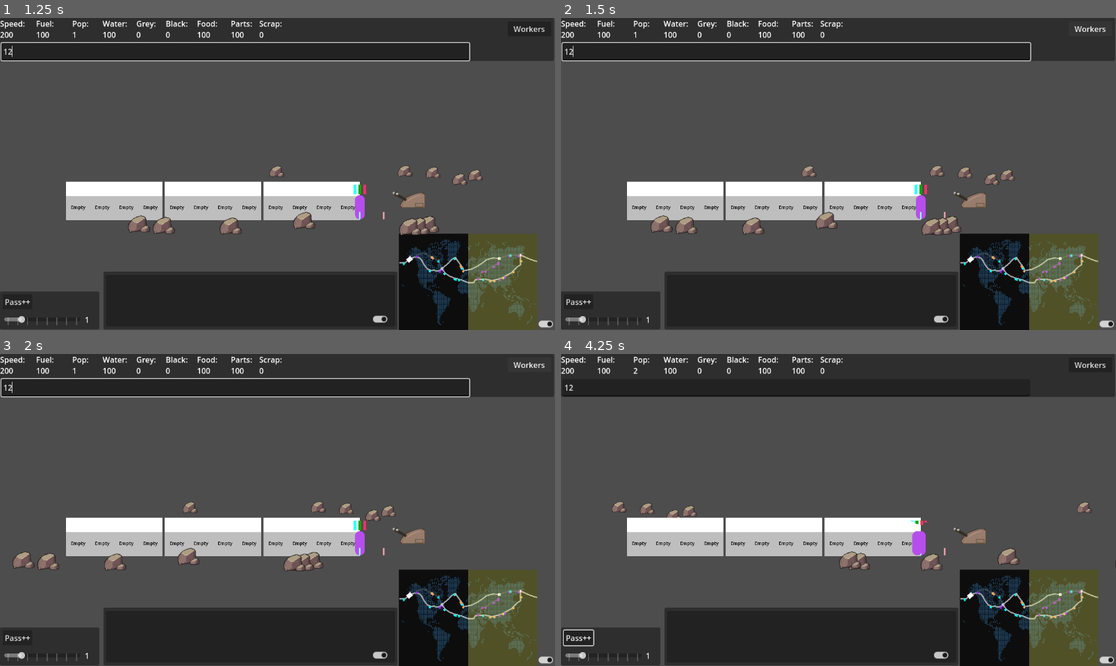
Above: before the commit, frames 1-4 (two rows, left to right).
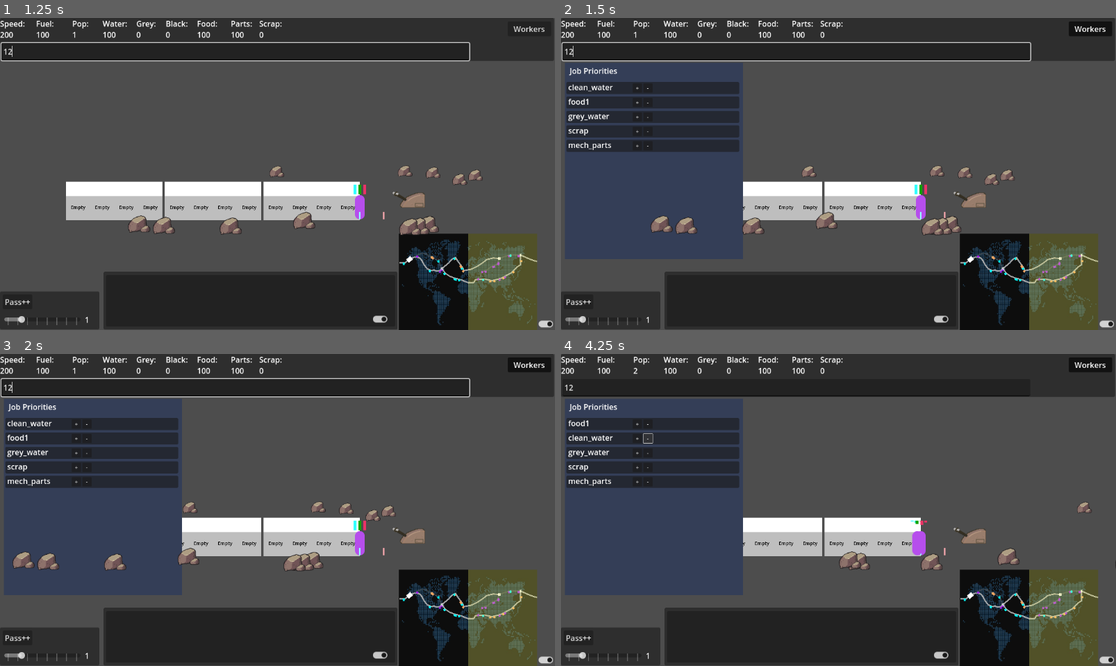
Above: after the commit, the same moments.

Repository: Sphinx111/ed_and_morgs_train_builder
Game: Godot game, scene res://Scenes/traincar.tscn
Same seed, same stepped clock (60 frames per second), same inputs: the game is played once before the commit and once after it.
Inputs (mouse positions are in pixels of both pictures, inside the frame that each line leads up to):
- Up to frame 1 (1.25 s): click (233, 52) at 0.52 s; type "12" at 0.6 s
- Up to frame 2 (1.5 s): click "Workers" at 1.25 s
- Up to frame 3 (2 s): no input
- Up to frame 4 (4.25 s): click "Pass++" at 2 s; click (638, 422) at 2.75 s, where only the run after the commit has a clickable "+"; click (649, 422) at 3.5 s, where only the run after the commit has a clickable "-"

Frame 1 is identical in both runs. In frame 2, 20% of the frame differs, in the area x 0-100%, y 1-78%; in frame 3, 20%; in frame 4, 20%, in the area x 0-98%, y 2-94%.

Commit message:
Customisable Priority

Diff:
--- /dev/null
+++ b/JobPriorityItem.gd
@@ -0,0 +1,40 @@
+extends Panel
+
+class_name JobPriorityItem
+
+var plus_button : Button = null
+var minus_button : Button = null
+var type_label : Label = null
+var jobsController : JobsController = null
+
+var initial_y_offset = 40
+var myHeight = self.size.y
+var separation = 5            ## Separation between Job Priority Items
+
+@export var myType : String = ""
+@export var myIndex : int = 0
+
+var increase_priority_callable = null
+var decrease_priority_callable = null
+
+func _ready():
+	jobsController = get_parent()
+	plus_button = get_node("IncreasePriority")
+	minus_button = get_node("ReducePriority")
+	type_label = get_node("TypeLabel")
+	type_label.text = myType
+	increase_priority_callable = jobsController._on_job_increase_pressed.bind(myIndex)
+	decrease_priority_callable = jobsController._on_job_decrease_pressed.bind(myIndex)
+	plus_button.pressed.connect(increase_priority_callable)
+	minus_button.pressed.connect(decrease_priority_callable)
+
+## Visual movement and index change
+func _change_index(new_index : int):
+	myIndex = new_index
+	self.position.y = initial_y_offset + (myIndex * (myHeight + separation))
+	plus_button.pressed.disconnect(increase_priority_callable)
+	minus_button.pressed.disconnect(decrease_priority_callable)
+	increase_priority_callable = jobsController._on_job_increase_pressed.bind(myIndex)
+	decrease_priority_callable = jobsController._on_job_decrease_pressed.bind(myIndex)
+	plus_button.pressed.connect(increase_priority_callable)
+	minus_button.pressed.connect(decrease_priority_callable)
--- /dev/null
+++ b/JobsController.gd
@@ -0,0 +1,65 @@
+extends Panel
+
+class_name JobsController
+
+var passengerManager : PassengerManager = null
+
+var priorities : Array[JobPriorityItem] = []
+
+func init_control():
+	passengerManager = get_parent().selectedTrain.passengerManager
+	if passengerManager == null:
+		print_debug("passenger Manager null")
+		return
+	for child in get_children():
+		if child is JobPriorityItem:
+			priorities.append(child)
+	priorities.sort_custom(_initial_sort)
+
+	for i in range(priorities.size()):
+		priorities[i]._change_index(i)
+
+## Custom function to sort our objects to match the priority order in the passengerManager
+func _initial_sort(a, b):
+	var sourceArray = passengerManager.work_priorities
+	var a_priority = sourceArray.find(a.myType)
+	var b_priority = sourceArray.find(b.myType)
+
+	# If one of the items doesn't exist, the other one should be higher priority
+	if a_priority == -1:
+		return false
+	elif b_priority == -1:
+		return true
+	if a_priority < b_priority:
+		return true
+	return false
+
+func is_job_of_type(testJob : JobPriorityItem, testType : String) -> bool:
+	if testJob.myType == testType:
+		return true
+	return false
+
+func _on_job_increase_pressed(cur_index : int):
+	if cur_index == 0:
+		return
+
+	var new_index = cur_index - 1
+	var node_to_swap = priorities[new_index]
+	var current_node = priorities[cur_index]
+	priorities[new_index] = priorities[cur_index]
+	priorities[cur_index] = node_to_swap
+	current_node._change_index(new_index)
+	node_to_swap._change_index(cur_index)
+	pass
+
+func _on_job_decrease_pressed(cur_index : int):
+	if cur_index == priorities.size() - 1:
+		return
+	var new_index = cur_index + 1
+	var node_to_swap = priorities[new_index]
+	var current_node = priorities[cur_index]
+	priorities[new_index] = priorities[cur_index]
+	priorities[cur_index] = node_to_swap
+	current_node._change_index(new_index)
+	node_to_swap._change_index(cur_index)
+	pass
--- a/LeverControl.gd
+++ b/LeverControl.gd
@@ -27,7 +27,7 @@
 					lastStep = clamp(lastStep, 0, 5)
 					currentStep = clamp(currentStep, 0, 5)
 					var int_to_emit : int = floor(currentStep)
-					position_changed.emit(currentStep)
+					position_changed.emit(int_to_emit)
 		elif event is InputEventMouseMotion:
 			var move : InputEventMouseMotion = event
 			var deltaVector = (move.position - lastMousePos)
--- /dev/null
+++ b/Scenes/JobsController.tscn
@@ -0,0 +1,208 @@
+[gd_scene load_steps=4 format=3 uid="uid://v8bo7eebusim"]
+
+[ext_resource type="Script" uid="uid://b7jacurf882n6" path="res://JobsController.gd" id="1_y6gui"]
+[ext_resource type="Script" uid="uid://bcawyma45hflr" path="res://JobPriorityItem.gd" id="2_k76hm"]
+
+[sub_resource type="StyleBoxFlat" id="StyleBoxFlat_8ylg8"]
+bg_color = Color(0.202976, 0.242735, 0.340223, 1)
+
+[node name="JobsPanel" type="Panel"]
+offset_left = 8.0
+offset_top = 93.0
+offset_right = 378.0
+offset_bottom = 501.0
+theme_override_styles/panel = SubResource("StyleBoxFlat_8ylg8")
+script = ExtResource("1_y6gui")
+
+[node name="Label" type="Label" parent="."]
+layout_mode = 0
+offset_left = 10.0
+offset_top = 5.0
+offset_right = 116.0
+offset_bottom = 28.0
+text = "Job Priorities"
+
+[node name="JobPriorityItem" type="Panel" parent="."]
+layout_mode = 0
+offset_left = 3.0
+offset_top = 40.0
+offset_right = 362.0
+offset_bottom = 65.0
+script = ExtResource("2_k76hm")
+myType = "clean_water"
+
+[node name="IncreasePriority" type="Button" parent="JobPriorityItem"]
+layout_mode = 0
+offset_left = 138.0
+offset_top = 3.0
+offset_right = 176.0
+offset_bottom = 41.0
+scale = Vector2(0.5, 0.5)
+theme_override_font_sizes/font_size = 21
+text = "+"
+
+[node name="ReducePriority" type="Button" parent="JobPriorityItem"]
+layout_mode = 0
+offset_left = 160.0
+offset_top = 3.0
+offset_right = 198.0
+offset_bottom = 41.0
+scale = Vector2(0.5, 0.5)
+theme_override_font_sizes/font_size = 21
+text = "-"
+
+[node name="TypeLabel" type="Label" parent="JobPriorityItem"]
+layout_mode = 0
+offset_left = 4.0
+offset_top = -1.0
+offset_right = 97.0
+offset_bottom = 22.0
+text = "clean_water"
+
+[node name="JobPriorityItem2" type="Panel" parent="."]
+layout_mode = 0
+offset_left = 3.0
+offset_top = 71.0
+offset_right = 362.0
+offset_bottom = 96.0
+script = ExtResource("2_k76hm")
+myType = "scrap"
+
+[node name="IncreasePriority" type="Button" parent="JobPriorityItem2"]
+layout_mode = 0
+offset_left = 138.0
+offset_top = 3.0
+offset_right = 176.0
+offset_bottom = 41.0
+scale = Vector2(0.5, 0.5)
+theme_override_font_sizes/font_size = 21
+text = "+"
+
+[node name="ReducePriority" type="Button" parent="JobPriorityItem2"]
+layout_mode = 0
+offset_left = 160.0
+offset_top = 3.0
+offset_right = 198.0
+offset_bottom = 41.0
+scale = Vector2(0.5, 0.5)
+theme_override_font_sizes/font_size = 21
+text = "-"
+
+[node name="TypeLabel" type="Label" parent="JobPriorityItem2"]
+layout_mode = 0
+offset_left = 4.0
+offset_top = -1.0
+offset_right = 97.0
+offset_bottom = 22.0
+text = "clean_water"
+
+[node name="JobPriorityItem3" type="Panel" parent="."]
+layout_mode = 0
+offset_left = 3.0
+offset_top = 101.0
+offset_right = 362.0
+offset_bottom = 126.0
+script = ExtResource("2_k76hm")
+myType = "mech_parts"
+
+[node name="IncreasePriority" type="Button" parent="JobPriorityItem3"]
+layout_mode = 0
+offset_left = 138.0
+offset_top = 3.0
+offset_right = 176.0
+offset_bottom = 41.0
+scale = Vector2(0.5, 0.5)
+theme_override_font_sizes/font_size = 21
+text = "+"
+
+[node name="ReducePriority" type="Button" parent="JobPriorityItem3"]
+layout_mode = 0
+offset_left = 160.0
+offset_top = 3.0
+offset_right = 198.0
+offset_bottom = 41.0
+scale = Vector2(0.5, 0.5)
+theme_override_font_sizes/font_size = 21
+text = "-"
+
+[node name="TypeLabel" type="Label" parent="JobPriorityItem3"]
+layout_mode = 0
+offset_left = 4.0
+offset_top = -1.0
+offset_right = 97.0
+offset_bottom = 22.0
+text = "clean_water"
+
+[node name="JobPriorityItem4" type="Panel" parent="."]
+layout_mode = 0
+offset_left = 3.0
+offset_top = 131.0
+offset_right = 362.0
+offset_bottom = 156.0
+script = ExtResource("2_k76hm")
+myType = "food1"
+
+[node name="IncreasePriority" type="Button" parent="JobPriorityItem4"]
+layout_mode = 0
+offset_left = 138.0
+offset_top = 3.0
+offset_right = 176.0
+offset_bottom = 41.0
+scale = Vector2(0.5, 0.5)
+theme_override_font_sizes/font_size = 21
+text = "+"
+
+[node name="ReducePriority" type="Button" parent="JobPriorityItem4"]
+layout_mode = 0
+offset_left = 160.0
+offset_top = 3.0
+offset_right = 198.0
+offset_bottom = 41.0
+scale = Vector2(0.5, 0.5)
+theme_override_font_sizes/font_size = 21
+text = "-"
+
+[node name="TypeLabel" type="Label" parent="JobPriorityItem4"]
+layout_mode = 0
+offset_left = 4.0
+offset_top = -1.0
+offset_right = 97.0
+offset_bottom = 22.0
+text = "clean_water"
+
+[node name="JobPriorityItem5" type="Panel" parent="."]
+layout_mode = 0
+offset_left = 3.0
+offset_top = 161.0
+offset_right = 362.0
+offset_bottom = 186.0
+script = ExtResource("2_k76hm")
+myType = "grey_water"
+
+[node name="IncreasePriority" type="Button" parent="JobPriorityItem5"]
+layout_mode = 0
+offset_left = 138.0
+offset_top = 3.0
+offset_right = 176.0
+offset_bottom = 41.0
+scale = Vector2(0.5, 0.5)
+theme_override_font_sizes/font_size = 21
+text = "+"
+
+[node name="ReducePriority" type="Button" parent="JobPriorityItem5"]
+layout_mode = 0
+offset_left = 160.0
+offset_top = 3.0
+offset_right = 198.0
+offset_bottom = 41.0
+scale = Vector2(0.5, 0.5)
+theme_override_font_sizes/font_size = 21
+text = "-"
+
+[node name="TypeLabel" type="Label" parent="JobPriorityItem5"]
+layout_mode = 0
+offset_left = 4.0
+offset_top = -1.0
+offset_right = 97.0
+offset_bottom = 22.0
+text = "clean_water"
--- a/Scenes/junction.tscn
+++ b/Scenes/junction.tscn
@@ -1,7 +1,7 @@
 [gd_scene load_steps=4 format=3 uid="uid://6q5oa1s1n37c"]
 
 [ext_resource type="Texture2D" uid="uid://b86lv8hwxa5pn" path="res://images/junction_icon_placeholder.jpg" id="1_je7mr"]
-[ext_resource type="Script" uid="uid://bglyum5ik214v" path="res://Scenes/junction.gd" id="2_xqfnk"]
+[ext_resource type="Script" uid="uid://bglyum5ik214v" path="res://junction.gd" id="2_xqfnk"]
 
 [sub_resource type="RectangleShape2D" id="RectangleShape2D_67byq"]
 size = Vector2(1560.91, 1560.91)
--- a/Scenes/module.tscn
+++ b/Scenes/module.tscn
@@ -1,6 +1,6 @@
 [gd_scene load_steps=2 format=3 uid="uid://bsfxkkjoo7jrr"]
 
-[ext_resource type="Script" uid="uid://f3bd0aaqxam8" path="res://Modules/module.gd" id="1_w1di8"]
+[ext_resource type="Script" uid="uid://f3bd0aaqxam8" path="res://module.gd" id="1_w1di8"]
 
 [node name="Module" type="Node2D"]
 script = ExtResource("1_w1di8")
--- a/Scenes/passenger_panel.tscn
+++ b/Scenes/passenger_panel.tscn
@@ -1,6 +1,6 @@
 [gd_scene load_steps=2 format=3 uid="uid://b6pw7b7tp11ts"]
 
-[ext_resource type="Script" uid="uid://dyem3a2rqpwgy" path="res://Scenes/PassengerPanel.gd" id="1_il4ao"]
+[ext_resource type="Script" uid="uid://dyem3a2rqpwgy" path="res://PassengerPanel.gd" id="1_il4ao"]
 
 [node name="PassengerPanel" type="Panel"]
 offset_left = 10.0
--- a/Scenes/traincar.tscn
+++ b/Scenes/traincar.tscn
@@ -1,13 +1,13 @@
 [gd_scene load_steps=9 format=3 uid="uid://dvfa2mi1q8kyn"]
 
-[ext_resource type="Script" uid="uid://bq288wrgttmyx" path="res://Scenes/GameManager.gd" id="1_o0k6p"]
+[ext_resource type="Script" uid="uid://bq288wrgttmyx" path="res://GameManager.gd" id="1_o0k6p"]
 [ext_resource type="Script" uid="uid://bicwn3r1c7jbq" path="res://Train.gd" id="1_rq5f1"]
 [ext_resource type="PackedScene" uid="uid://b3ph64gipnlm5" path="res://Scenes/world_map.tscn" id="2_ksonv"]
 [ext_resource type="Script" uid="uid://7uaxcahr5q1c" path="res://passengerManager.gd" id="3_ksonv"]
 [ext_resource type="PackedScene" uid="uid://cw8ov34j2hlku" path="res://Scenes/passenger.tscn" id="4_d8abk"]
 [ext_resource type="Script" uid="uid://csq0nprbdyf3s" path="res://basic_ui.gd" id="4_fqnf8"]
 [ext_resource type="Script" uid="uid://bgfikw40kx7qw" path="res://BackgroundHandler.gd" id="6_mscei"]
-[ext_resource type="PackedScene" uid="uid://bnmpeykxiku0" path="res://LeverControl.tscn" id="6_u0kvb"]
+[ext_resource type="PackedScene" uid="uid://bnmpeykxiku0" path="res://Scenes/LeverControl.tscn" id="6_u0kvb"]
 
 [node name="SceneRoot" type="Control"]
 layout_mode = 3
@@ -145,6 +145,7 @@
 offset_right = 1144.0
 offset_bottom = 38.0
 focus_mode = 0
+toggle_mode = true
 text = "Workers"
 
 [node name="WorldMap" parent="BasicUI" instance=ExtResource("2_ksonv")]
@@ -273,6 +274,7 @@
 position = Vector2(0, 334)
 
 [connection signal="text_submitted" from="BasicUI/LineEdit" to="BasicUI" method="_on_line_edit_text_submitted"]
+[connection signal="toggled" from="BasicUI/Button" to="BasicUI" method="_on_JobController_open_toggled"]
 [connection signal="pressed" from="BasicUI/DebugPanel/Button" to="BasicUI" method="_on_add_passenger_pressed"]
 [connection signal="drag_ended" from="BasicUI/DebugPanel/DebugSlider" to="BasicUI" method="_on_debug_tick_slider_ended"]
 [connection signal="toggled" from="BasicUI/DebugPanel/CheckButton" to="BasicUI" method="_on_map_toggled"]
--- a/basic_ui.gd
+++ b/basic_ui.gd
@@ -2,7 +2,7 @@
 
 class_name TrainUI
 
-@onready var selectedTrain : Train = get_parent().get_node("Train")
+var selectedTrain : Train = null
 @onready var textbox : LineEdit = find_child("LineEdit")
 var tick_time : float = 0.0
 var tick_timer : Timer = Timer.new()
@@ -15,6 +15,8 @@
 @onready var debug_slider : HSlider = get_node("DebugPanel/DebugSlider")
 
 @onready var resource_detail : Panel = null
+var jobsControllerScene : PackedScene = preload("res://Scenes/JobsController.tscn")
+var jobsController : Panel = null
 
 func do_resource_tick():
 	selectedTrain.resource_tick()
@@ -26,6 +28,7 @@
 	Globals.activeUI = self
 
 	worldMap.select_new_train(get_parent().get_node("Train"))
+	selectedTrain = get_parent().get_node("Train")
 
 	var update_timer : Timer = Timer.new()
 	add_child(update_timer)
@@ -247,3 +250,14 @@
 
 func _on_mouse_res_leave() -> void:
 	resource_detail.hide()
+
+func _on_JobController_open_toggled(toggled_on: bool) -> void:
+	if toggled_on == true:
+		if jobsController == null:
+			jobsController = jobsControllerScene.instantiate()
+			add_child(jobsController)
+			jobsController.init_control()
+		else:
+			jobsController.show()
+	else:
+		jobsController.hide()
Renamed: Scenes/GameManager.gd -> GameManager.gd
Renamed: Scenes/GameManager.gd.uid -> GameManager.gd.uid
Not shown, added: JobPriorityItem.gd.uid
Not shown, added: JobsController.gd.uid
Renamed: Scenes/PassengerPanel.gd -> PassengerPanel.gd
Renamed: Scenes/PassengerPanel.gd.uid -> PassengerPanel.gd.uid
Renamed: LeverControl.tscn -> Scenes/LeverControl.tscn
Renamed: Scenes/junction.gd -> junction.gd
Renamed: Scenes/junction.gd.uid -> junction.gd.uid
Renamed: Modules/module.gd -> module.gd
Renamed: Modules/module.gd.uid -> module.gd.uid
